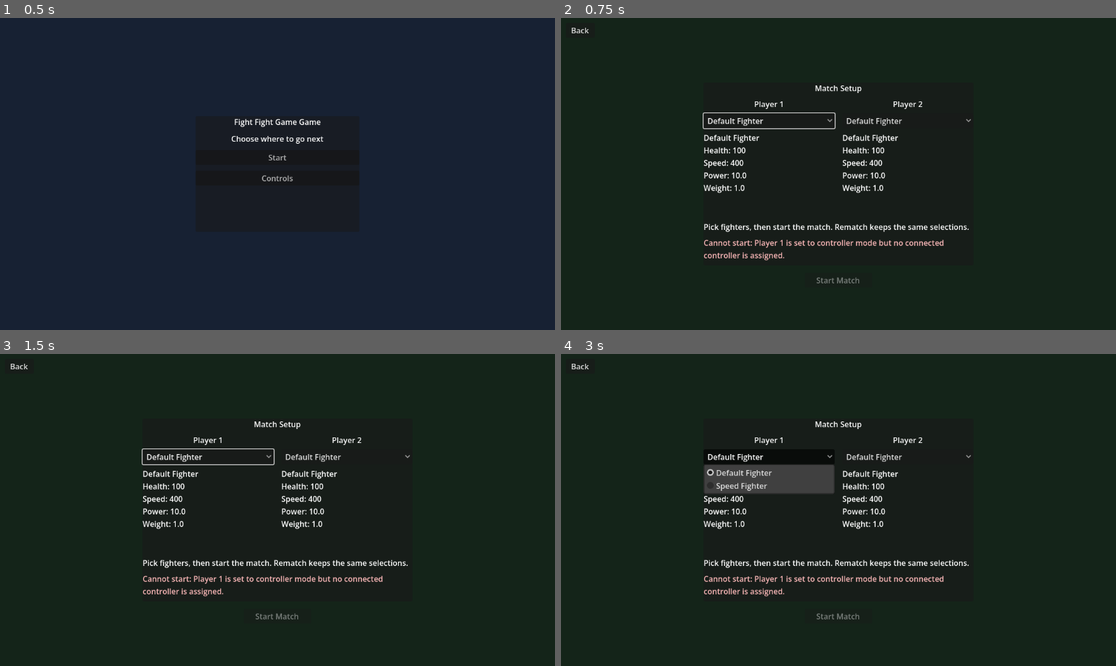
Above: before the commit, frames 1-4 (two rows, left to right).
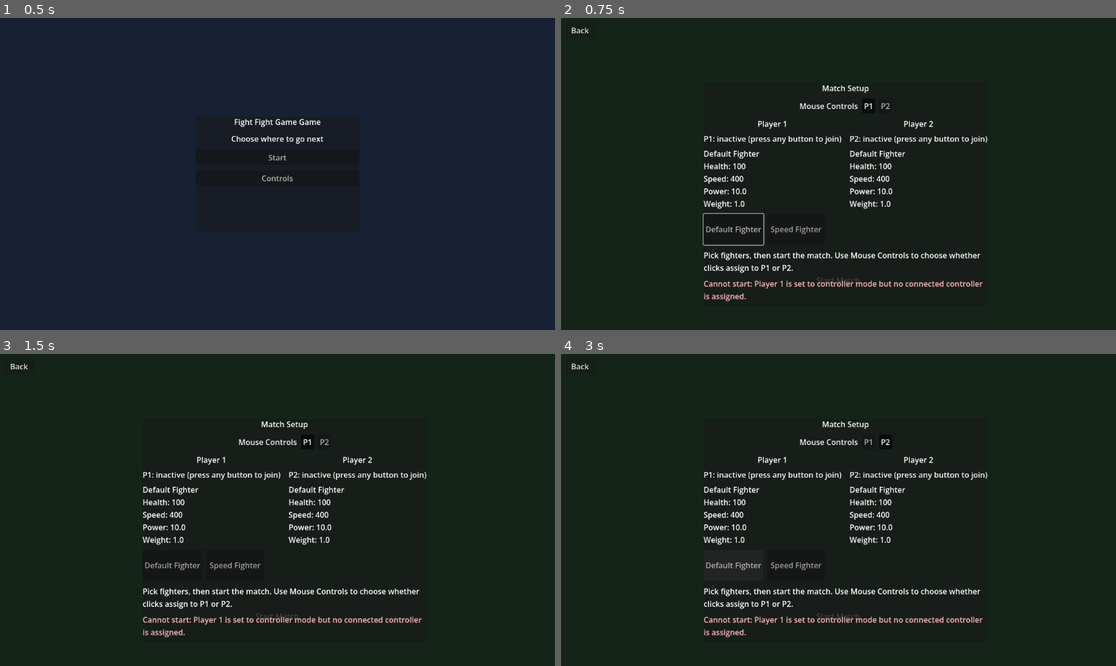
Above: after the commit, the same moments.

Repository: GitLlamma/Fight-Fight-Game-Game
Game: Godot game, scene res://scenes/main.tscn
Two runs of this game, one before a commit and one after it. Both use one fixed random seed, a clock stepped at 60 frames per second and the inputs below.
Inputs (mouse positions are in pixels of both pictures, inside the frame that each line leads up to):
- Up to frame 1 (0.5 s): no input
- Up to frame 2 (0.75 s): click "Start" at 0.5 s
- Up to frame 3 (1.5 s): click (305, 441) at 1.25 s, where only the run after the commit has a clickable "P1"
- Up to frame 4 (3 s): click (882, 441) at 2 s, where only the run after the commit has a clickable "P2"; click "Default Fighter" at 2.75 s

Frame 1 is identical in both runs. In frame 2, 5.5% of the frame differs, in the area x 25-77%, y 21-91%; in frame 3, 5.4%; in frame 4, 6.7%.

Commit message:
Updated character selection to be more like common fighting games

Diff:
--- a/GodotFiles/fight-fight-game-game/scenes/ui/hud.tscn
+++ b/GodotFiles/fight-fight-game-game/scenes/ui/hud.tscn
@@ -108,6 +108,22 @@
 text = "Match Setup"
 horizontal_alignment = 1
 
+[node name="MouseOwnerRow" type="HBoxContainer" parent="CharacterSelectScreen/SelectContent"]
+alignment = 1
+theme_override_constants/separation = 8
+
+[node name="MouseOwnerLabel" type="Label" parent="CharacterSelectScreen/SelectContent/MouseOwnerRow"]
+text = "Mouse Controls"
+
+[node name="MouseOwnerP1Button" type="Button" parent="CharacterSelectScreen/SelectContent/MouseOwnerRow"]
+text = "P1"
+toggle_mode = true
+button_pressed = true
+
+[node name="MouseOwnerP2Button" type="Button" parent="CharacterSelectScreen/SelectContent/MouseOwnerRow"]
+text = "P2"
+toggle_mode = true
+
 [node name="PlayerColumns" type="HBoxContainer" parent="CharacterSelectScreen/SelectContent"]
 size_flags_vertical = 3
 theme_override_constants/separation = 16
@@ -121,6 +137,11 @@
 horizontal_alignment = 1
 
 [node name="P1CharacterOption" type="OptionButton" parent="CharacterSelectScreen/SelectContent/PlayerColumns/P1Column"]
+visible = false
+
+[node name="P1SelectionLabel" type="Label" parent="CharacterSelectScreen/SelectContent/PlayerColumns/P1Column"]
+text = "Current: -"
+horizontal_alignment = 1
 
 [node name="P1PreviewLabel" type="Label" parent="CharacterSelectScreen/SelectContent/PlayerColumns/P1Column"]
 text = ""
@@ -136,14 +157,24 @@
 horizontal_alignment = 1
 
 [node name="P2CharacterOption" type="OptionButton" parent="CharacterSelectScreen/SelectContent/PlayerColumns/P2Column"]
+visible = false
+
+[node name="P2SelectionLabel" type="Label" parent="CharacterSelectScreen/SelectContent/PlayerColumns/P2Column"]
+text = "Current: -"
+horizontal_alignment = 1
 
 [node name="P2PreviewLabel" type="Label" parent="CharacterSelectScreen/SelectContent/PlayerColumns/P2Column"]
 text = ""
 autowrap_mode = 3
 custom_minimum_size = Vector2(0, 120)
 
+[node name="CharacterGrid" type="GridContainer" parent="CharacterSelectScreen/SelectContent"]
+columns = 3
+theme_override_constants/h_separation = 8
+theme_override_constants/v_separation = 8
+
 [node name="HintLabel" type="Label" parent="CharacterSelectScreen/SelectContent"]
-text = "Pick fighters, then start the match. Rematch keeps the same selections."
+text = "Pick fighters, then start the match. Use Mouse Controls to choose whether clicks assign to P1 or P2."
 autowrap_mode = 3
 
 [node name="StartWarningLabel" type="Label" parent="CharacterSelectScreen/SelectContent"]
--- a/GodotFiles/fight-fight-game-game/scripts/hud.gd
+++ b/GodotFiles/fight-fight-game-game/scripts/hud.gd
@@ -18,8 +18,13 @@
 @onready var character_select_screen = $CharacterSelectScreen
 @onready var p1_character_option = $CharacterSelectScreen/SelectContent/PlayerColumns/P1Column/P1CharacterOption
 @onready var p2_character_option = $CharacterSelectScreen/SelectContent/PlayerColumns/P2Column/P2CharacterOption
+@onready var p1_selection_label = $CharacterSelectScreen/SelectContent/PlayerColumns/P1Column/P1SelectionLabel
+@onready var p2_selection_label = $CharacterSelectScreen/SelectContent/PlayerColumns/P2Column/P2SelectionLabel
 @onready var p1_preview_label = $CharacterSelectScreen/SelectContent/PlayerColumns/P1Column/P1PreviewLabel
 @onready var p2_preview_label = $CharacterSelectScreen/SelectContent/PlayerColumns/P2Column/P2PreviewLabel
+@onready var mouse_owner_p1_button = $CharacterSelectScreen/SelectContent/MouseOwnerRow/MouseOwnerP1Button
+@onready var mouse_owner_p2_button = $CharacterSelectScreen/SelectContent/MouseOwnerRow/MouseOwnerP2Button
+@onready var character_grid = $CharacterSelectScreen/SelectContent/CharacterGrid
 @onready var character_select_start_warning_label = $CharacterSelectScreen/SelectContent/StartWarningLabel
 @onready var start_match_button = $CharacterSelectBackground/StartMatchButton
 @onready var back_to_main_menu_button = $CharacterSelectBackground/BackToMainMenuButton
@@ -68,6 +73,12 @@
 var up_axis_nav_held := false
 var down_axis_nav_held := false
 var main_menu_focus_target: StringName = &"start"
+var character_grid_buttons: Array[Button] = []
+var character_display_names_by_index: Array[String] = []
+var mouse_owner_player_number := 1
+var character_select_player_state := {}
+var character_select_device_to_player := {}
+var character_select_axis_hold_by_device := {}
 
 const CONTROLS_TAB_TITLE_P1_KEY := "UI_TAB_PLAYER_1"
 const CONTROLS_TAB_TITLE_P2_KEY := "UI_TAB_PLAYER_2"
@@ -88,6 +99,14 @@
 const MENU_HIGHLIGHT_COLOR := Color(1.0, 1.0, 1.0, 1.0)
 const MENU_DIM_COLOR := Color(0.8, 0.8, 0.8, 1.0)
 const CONTROLLER_MENU_NAV_DEADZONE := 0.55
+const PLAYER_SLOT_IDS: Array[int] = [1, 2]
+const PLAYER_CURSOR_COLOR_P1 := Color(1.0, 0.7, 0.7, 1.0)
+const PLAYER_CURSOR_COLOR_P2 := Color(0.7, 0.85, 1.0, 1.0)
+const PLAYER_CURSOR_COLOR_BOTH := Color(0.85, 0.7, 1.0, 1.0)
+const PLAYER_LOCK_COLOR_P1 := Color(1.0, 0.5, 0.5, 1.0)
+const PLAYER_LOCK_COLOR_P2 := Color(0.55, 0.75, 1.0, 1.0)
+const PLAYER_LOCK_COLOR_BOTH := Color(1.0, 0.55, 1.0, 1.0)
+const CHARACTER_TILE_IDLE_COLOR := Color(0.72, 0.72, 0.72, 1.0)
 const MAIN_MENU_TARGET_START: StringName = &"start"
 const MAIN_MENU_TARGET_CONTROLS: StringName = &"controls"
 const REQUIRED_REBIND_ACTIONS: Array[StringName] = [
@@ -120,6 +139,8 @@
 	back_to_select_button.pressed.connect(_on_back_to_select_button_pressed)
 	start_match_button.pressed.connect(_on_start_match_button_pressed)
 	back_to_main_menu_button.pressed.connect(_on_back_to_main_menu_button_pressed)
+	mouse_owner_p1_button.pressed.connect(_on_mouse_owner_p1_button_pressed)
+	mouse_owner_p2_button.pressed.connect(_on_mouse_owner_p2_button_pressed)
 	controls_back_button.pressed.connect(_on_controls_back_button_pressed)
 	p1_keyboard_input_button.pressed.connect(_on_p1_keyboard_input_button_pressed)
 	p1_controller_input_button.pressed.connect(_on_p1_controller_input_button_pressed)
@@ -152,6 +173,16 @@
 		_refresh_controls_tab_titles()
 
 func _input(event: InputEvent) -> void:
+	if character_select_screen.visible:
+		if event is InputEventJoypadButton:
+			if _handle_character_select_controller_button(event as InputEventJoypadButton):
+				get_viewport().set_input_as_handled()
+				return
+		elif event is InputEventJoypadMotion:
+			if _handle_character_select_controller_motion(event as InputEventJoypadMotion):
+				get_viewport().set_input_as_handled()
+				return
+
 	if pending_rebind_action == &"":
 		return
 
@@ -304,6 +335,7 @@
 	controller_reconnect_overlay.hide()
 	hide_winner()
 	_populate_character_options(character_options, default_p1, default_p2)
+	_reset_character_select_player_state()
 	_refresh_start_match_availability()
 	_focus_default_for_visible_menu()
 
@@ -313,20 +345,25 @@
 
 func _populate_character_options(character_options: Array, default_p1: StringName, default_p2: StringName) -> void:
 	character_ids_by_index.clear()
+	character_display_names_by_index.clear()
 	character_options_by_id.clear()
 	p1_character_option.clear()
 	p2_character_option.clear()
+	_character_grid_clear_buttons()
 
 	for option in character_options:
 		var character_id: StringName = option.get("character_id", &"default_fighter")
 		var display_name: String = option.get("display_name", String(character_id))
 		character_ids_by_index.append(character_id)
+		character_display_names_by_index.append(display_name)
 		character_options_by_id[character_id] = option
 		p1_character_option.add_item(display_name)
 		p2_character_option.add_item(display_name)
+		_create_character_grid_button(character_id, display_name)
 
 	_select_character_option(p1_character_option, default_p1)
 	_select_character_option(p2_character_option, default_p2)
+	_refresh_mouse_owner_buttons_visuals()
 	_refresh_character_previews()
 
 func _select_character_option(option_button: OptionButton, target_character_id: StringName) -> void:
@@ -348,8 +385,364 @@
 	return character_ids_by_index[selected_index]
 
 func _refresh_character_previews() -> void:
-	p1_preview_label.text = _build_preview_text(_get_selected_character_id(p1_character_option))
-	p2_preview_label.text = _build_preview_text(_get_selected_character_id(p2_character_option))
+	var p1_selected_id: StringName = _get_selected_character_id(p1_character_option)
+	var p2_selected_id: StringName = _get_selected_character_id(p2_character_option)
+	p1_selection_label.text = "P1: %s" % _build_character_select_player_status(1)
+	p2_selection_label.text = "P2: %s" % _build_character_select_player_status(2)
+	p1_preview_label.text = _build_preview_text(p1_selected_id)
+	p2_preview_label.text = _build_preview_text(p2_selected_id)
+	_refresh_character_grid_visuals()
+
+func _on_mouse_owner_p1_button_pressed() -> void:
+	mouse_owner_player_number = 1
+	_refresh_mouse_owner_buttons_visuals()
+
+func _on_mouse_owner_p2_button_pressed() -> void:
+	mouse_owner_player_number = 2
+	_refresh_mouse_owner_buttons_visuals()
+
+func _refresh_mouse_owner_buttons_visuals() -> void:
+	if mouse_owner_player_number == 2:
+		mouse_owner_p2_button.button_pressed = true
+		mouse_owner_p1_button.button_pressed = false
+	else:
+		mouse_owner_p1_button.button_pressed = true
+		mouse_owner_p2_button.button_pressed = false
+
+	_set_menu_button_selected(mouse_owner_p1_button, mouse_owner_player_number == 1)
+	_set_menu_button_selected(mouse_owner_p2_button, mouse_owner_player_number == 2)
+
+func _character_grid_clear_buttons() -> void:
+	for child in character_grid.get_children():
+		child.queue_free()
+	character_grid_buttons.clear()
+
+func _create_character_grid_button(character_id: StringName, display_name: String) -> void:
+	var tile_button := Button.new()
+	tile_button.text = display_name
+	tile_button.custom_minimum_size = Vector2(120, 64)
+	tile_button.pressed.connect(_on_character_grid_tile_pressed.bind(character_id))
+	character_grid.add_child(tile_button)
+	character_grid_buttons.append(tile_button)
+
+func _on_character_grid_tile_pressed(character_id: StringName) -> void:
+	var cursor_index: int = _find_character_index(character_id)
+	if cursor_index < 0:
+		return
+
+	if mouse_owner_player_number == 2:
+		_set_character_select_cursor_index(2, cursor_index)
+		_set_character_select_locked(2, false)
+		_select_character_option(p2_character_option, character_id)
+		_on_character_option_changed(p2_character_option.selected)
+		return
+
+	_set_character_select_cursor_index(1, cursor_index)
+	_set_character_select_locked(1, false)
+	_select_character_option(p1_character_option, character_id)
+	_on_character_option_changed(p1_character_option.selected)
+
+func _get_character_display_name(character_id: StringName) -> String:
+	var option: Dictionary = character_options_by_id.get(character_id, {})
+	if option.is_empty():
+		return String(character_id)
+	return String(option.get("display_name", String(character_id)))
+
+func _build_character_select_player_status(player_number: int) -> String:
+	var state: Dictionary = character_select_player_state.get(player_number, {})
+	if state.is_empty() or not bool(state.get("active", false)):
+		return "inactive (press any button to join)"
+
+	var cursor_index: int = int(state.get("cursor_index", 0))
+	var cursor_name: String = _get_character_name_for_index(cursor_index)
+	if bool(state.get("locked", false)):
+		return "locked on %s (B to unlock)" % cursor_name
+	return "hovering %s (A to lock)" % cursor_name
+
+func _reset_character_select_player_state() -> void:
+	character_select_player_state.clear()
+	character_select_device_to_player.clear()
+	character_select_axis_hold_by_device.clear()
+	for player_number in PLAYER_SLOT_IDS:
+		character_select_player_state[player_number] = {
+			"active": false,
+			"locked": false,
+			"cursor_index": _get_selected_index_for_player(player_number),
+			"device_id": -1,
+		}
+	_refresh_character_previews()
+
+func _get_selected_index_for_player(player_number: int) -> int:
+	var option: OptionButton = p2_character_option if player_number == 2 else p1_character_option
+	if option == null:
+		return 0
+	if option.selected >= 0 and option.selected < character_ids_by_index.size():
+		return option.selected
+	return 0
+
+func _find_character_index(character_id: StringName) -> int:
+	for index in character_ids_by_index.size():
+		if character_ids_by_index[index] == character_id:
+			return index
+	return -1
+
+func _handle_character_select_controller_button(button_event: InputEventJoypadButton) -> bool:
+	if not button_event.pressed:
+		return false
+
+	var existing_player: int = _get_character_select_player_for_device(button_event.device)
+	if existing_player <= 0:
+		_get_or_join_character_select_player_for_device(button_event.device)
+		# First press only joins/activates this selector; gameplay actions start on next press.
+		return true
+
+	var player_number: int = existing_player
+	if player_number <= 0:
+		return false
+
+	var state: Dictionary = character_select_player_state.get(player_number, {})
+	if state.is_empty():
+		return false
+
+	match button_event.button_index:
+		JOY_BUTTON_DPAD_LEFT:
+			_move_character_select_cursor(player_number, -1, 0)
+			return true
+		JOY_BUTTON_DPAD_RIGHT:
+			_move_character_select_cursor(player_number, 1, 0)
+			return true
+		JOY_BUTTON_DPAD_UP:
+			_move_character_select_cursor(player_number, 0, -1)
+			return true
+		JOY_BUTTON_DPAD_DOWN:
+			_move_character_select_cursor(player_number, 0, 1)
+			return true
+		JOY_BUTTON_A:
+			_lock_character_select_choice(player_number)
+			return true
+		JOY_BUTTON_B:
+			_unlock_character_select_choice(player_number)
+			return true
+
+	return true
+
+func _handle_character_select_controller_motion(motion_event: InputEventJoypadMotion) -> bool:
+	var player_number: int = _get_character_select_player_for_device(motion_event.device)
+	if player_number <= 0:
+		var wake_motion: bool = absf(motion_event.axis_value) >= CONTROLLER_MENU_NAV_DEADZONE
+		if not wake_motion:
+			return false
+
+		_get_or_join_character_select_player_for_device(motion_event.device)
+		# First motion only wakes/assigns this selector; movement starts on next input.
+		return true
+
+	if player_number <= 0:
+		return false
+
+	var held: Dictionary = character_select_axis_hold_by_device.get(motion_event.device, {
+		"left": false,
+		"right": false,
+		"up": false,
+		"down": false,
+	})
+
+	var consumed := false
+	if motion_event.axis == JOY_AXIS_LEFT_X:
+		if motion_event.axis_value <= -CONTROLLER_MENU_NAV_DEADZONE:
+			if not bool(held.get("left", false)):
+				held["left"] = true
+				_move_character_select_cursor(player_number, -1, 0)
+				consumed = true
+		else:
+			held["left"] = false
+
+		if motion_event.axis_value >= CONTROLLER_MENU_NAV_DEADZONE:
+			if not bool(held.get("right", false)):
+				held["right"] = true
+				_move_character_select_cursor(player_number, 1, 0)
+				consumed = true
+		else:
+			held["right"] = false
+
+	if motion_event.axis == JOY_AXIS_LEFT_Y:
+		if motion_event.axis_value <= -CONTROLLER_MENU_NAV_DEADZONE:
+			if not bool(held.get("up", false)):
+				held["up"] = true
+				_move_character_select_cursor(player_number, 0, -1)
+				consumed = true
+		else:
+			held["up"] = false
+
+		if motion_event.axis_value >= CONTROLLER_MENU_NAV_DEADZONE:
+			if not bool(held.get("down", false)):
+				held["down"] = true
+				_move_character_select_cursor(player_number, 0, 1)
+				consumed = true
+		else:
+			held["down"] = false
+
+	character_select_axis_hold_by_device[motion_event.device] = held
+	return consumed
+
+func _get_character_select_player_for_device(device_id: int) -> int:
+	return int(character_select_device_to_player.get(device_id, 0))
+
+func _get_or_join_character_select_player_for_device(device_id: int) -> int:
+	var existing_player: int = _get_character_select_player_for_device(device_id)
+	if existing_player > 0:
+		return existing_player
+
+	for player_number in PLAYER_SLOT_IDS:
+		var state: Dictionary = character_select_player_state.get(player_number, {})
+		if bool(state.get("active", false)):
+			continue
+		state["active"] = true
+		state["locked"] = false
+		state["device_id"] = device_id
+		character_select_player_state[player_number] = state
+		character_select_device_to_player[device_id] = player_number
+		character_select_axis_hold_by_device[device_id] = {
+			"left": false,
+			"right": false,
+			"up": false,
+			"down": false,
+		}
+		_refresh_character_previews()
+		return player_number
+
+	return 0
+
+func _set_character_select_cursor_index(player_number: int, cursor_index: int) -> void:
+	if character_ids_by_index.is_empty():
+		return
+
+	var state: Dictionary = character_select_player_state.get(player_number, {})
+	if state.is_empty():
+		return
+
+	var wrapped_index := cursor_index % character_ids_by_index.size()
+	if wrapped_index < 0:
+		wrapped_index += character_ids_by_index.size()
+	state["cursor_index"] = wrapped_index
+	character_select_player_state[player_number] = state
+	_refresh_character_grid_visuals()
+
+func _set_character_select_locked(player_number: int, locked: bool) -> void:
+	var state: Dictionary = character_select_player_state.get(player_number, {})
+	if state.is_empty():
+		return
+	state["locked"] = locked
+	character_select_player_state[player_number] = state
+
+func _move_character_select_cursor(player_number: int, move_x: int, move_y: int) -> void:
+	if character_ids_by_index.is_empty():
+		return
+
+	var state: Dictionary = character_select_player_state.get(player_number, {})
+	if state.is_empty() or bool(state.get("locked", false)):
+		return
+
+	var current_index: int = int(state.get("cursor_index", 0))
+	var columns: int = max(character_grid.columns, 1)
+	var delta := move_x
+	if move_y != 0:
+		delta = move_y * columns
+	var next_index := (current_index + delta) % character_ids_by_index.size()
+	if next_index < 0:
+		next_index += character_ids_by_index.size()
+	state["cursor_index"] = next_index
+	character_select_player_state[player_number] = state
+	_refresh_character_grid_visuals()
+
+func _lock_character_select_choice(player_number: int) -> void:
+	if character_ids_by_index.is_empty():
+		return
+
+	var state: Dictionary = character_select_player_state.get(player_number, {})
+	if state.is_empty():
+		return
+
+	var cursor_index: int = int(state.get("cursor_index", 0))
+	if cursor_index < 0 or cursor_index >= character_ids_by_index.size():
+		return
+
+	var character_id: StringName = character_ids_by_index[cursor_index]
+	if player_number == 2:
+		_select_character_option(p2_character_option, character_id)
+	else:
+		_select_character_option(p1_character_option, character_id)
+
+	state["locked"] = true
+	character_select_player_state[player_number] = state
+	_refresh_character_previews()
+
+func _unlock_character_select_choice(player_number: int) -> void:
+	var state: Dictionary = character_select_player_state.get(player_number, {})
+	if state.is_empty():
+		return
+	if not bool(state.get("locked", false)):
+		return
+
+	state["locked"] = false
+	character_select_player_state[player_number] = state
+	_refresh_character_previews()
+
+func _refresh_character_grid_visuals() -> void:
+	for index in character_grid_buttons.size():
+		var tile: Button = character_grid_buttons[index]
+		if tile == null:
+			continue
+
+		var p1_active := _is_character_player_active(1)
+		var p2_active := _is_character_player_active(2)
+		var p1_cursor := p1_active and _get_character_player_cursor_index(1) == index
+		var p2_cursor := p2_active and _get_character_player_cursor_index(2) == index
+		var p1_locked := p1_cursor and _is_character_player_locked(1)
+		var p2_locked := p2_cursor and _is_character_player_locked(2)
+
+		tile.self_modulate = CHARACTER_TILE_IDLE_COLOR
+		if p1_locked and p2_locked:
+			tile.self_modulate = PLAYER_LOCK_COLOR_BOTH
+		elif p1_locked:
+			tile.self_modulate = PLAYER_LOCK_COLOR_P1
+		elif p2_locked:
+			tile.self_modulate = PLAYER_LOCK_COLOR_P2
+		elif p1_cursor and p2_cursor:
+			tile.self_modulate = PLAYER_CURSOR_COLOR_BOTH
+		elif p1_cursor:
+			tile.self_modulate = PLAYER_CURSOR_COLOR_P1
+		elif p2_cursor:
+			tile.self_modulate = PLAYER_CURSOR_COLOR_P2
+
+		var marker := ""
+		if p1_locked:
+			marker += " [P1 LOCK]"
+		elif p1_cursor:
+			marker += " [P1]"
+		if p2_locked:
+			marker += " [P2 LOCK]"
+		elif p2_cursor:
+			marker += " [P2]"
+		var base_label: String = character_display_names_by_index[index] if index < character_display_names_by_index.size() else tile.text
+		tile.text = "%s%s" % [base_label, marker]
+
+func _get_character_name_for_index(index: int) -> String:
+	if index < 0 or index >= character_ids_by_index.size():
+		return "Unknown"
+	return _get_character_display_name(character_ids_by_index[index])
+
+func _is_character_player_active(player_number: int) -> bool:
+	var state: Dictionary = character_select_player_state.get(player_number, {})
+	return bool(state.get("active", false))
+
+func _is_character_player_locked(player_number: int) -> bool:
+	var state: Dictionary = character_select_player_state.get(player_number, {})
+	return bool(state.get("locked", false))
+
+func _get_character_player_cursor_index(player_number: int) -> int:
+	var state: Dictionary = character_select_player_state.get(player_number, {})
+	return int(state.get("cursor_index", -1))
 
 func _build_preview_text(character_id: StringName) -> String:
 	var option: Dictionary = character_options_by_id.get(character_id, {})
@@ -736,7 +1129,9 @@
 
 	return connected_devices[0]
 
-func _on_joy_connection_changed(_device: int, _connected: bool) -> void:
+func _on_joy_connection_changed(device: int, connected: bool) -> void:
+	if not connected:
+		_remove_character_select_device_assignment(device)
 	_refresh_controller_device_options()
 	_refresh_controller_connection_status_labels()
 	_refresh_controller_assignment_warning()
@@ -744,6 +1139,23 @@
 	if main_menu_screen.visible:
 		_focus_default_for_visible_menu()
 	_refresh_main_menu_button_selection_visuals()
+
+func _remove_character_select_device_assignment(device_id: int) -> void:
+	var player_number: int = _get_character_select_player_for_device(device_id)
+	if player_number <= 0:
+		return
+
+	character_select_device_to_player.erase(device_id)
+	character_select_axis_hold_by_device.erase(device_id)
+
+	var state: Dictionary = character_select_player_state.get(player_number, {})
+	if state.is_empty():
+		return
+	state["active"] = false
+	state["locked"] = false
+	state["device_id"] = -1
+	character_select_player_state[player_number] = state
+	_refresh_character_previews()
 
 func _refresh_start_match_availability() -> void:
 	if character_select_start_warning_label == null:
@@ -898,8 +1310,8 @@
 		_focus_default_controls_menu_item()
 		return
 	if character_select_screen.visible:
-		if get_viewport().gui_get_focus_owner() == null:
-			p1_character_option.grab_focus()
+		if get_viewport().gui_get_focus_owner() == null and character_grid_buttons.size() > 0:
+			character_grid_buttons[0].grab_focus()
 		return
 	if win_screen.visible:
 		if get_viewport().gui_get_focus_owner() == null:
Not shown, changed: DOCUMENTATION.md
